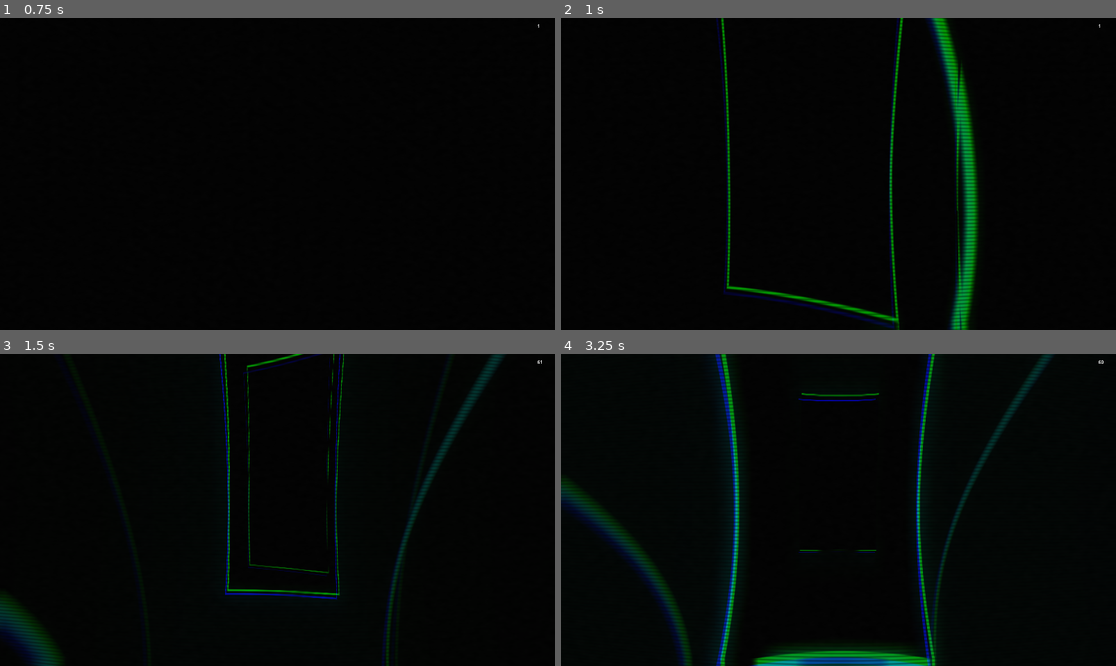
Above: before the commit, frames 1-4 (two rows, left to right).
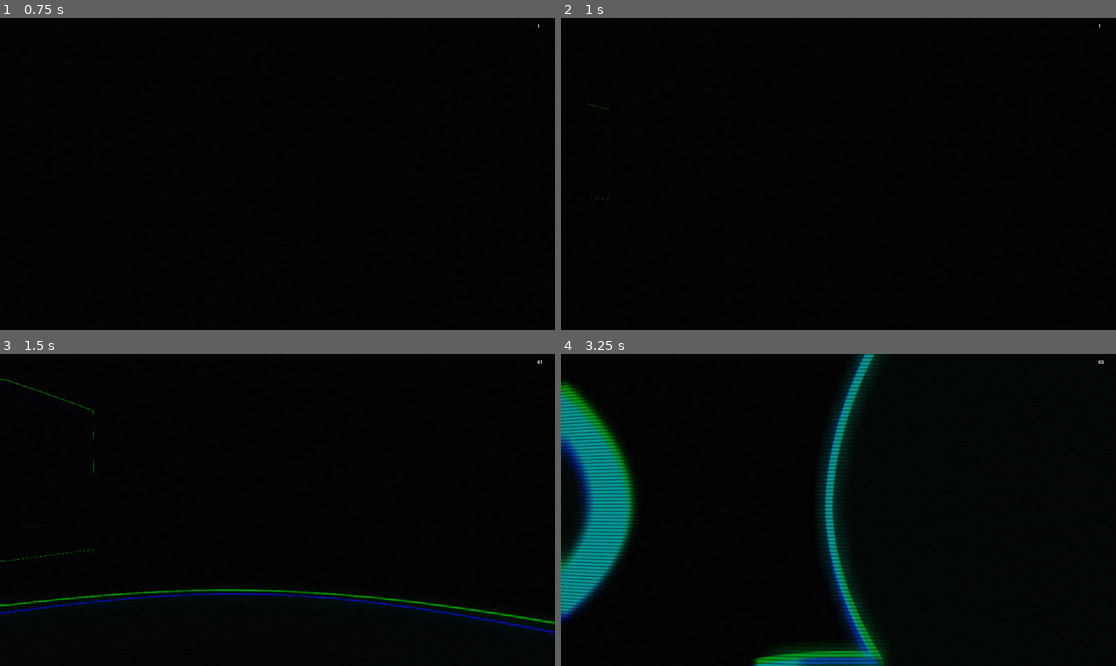
Above: after the commit, the same moments.

Repository: lorenzgruber/LD-59-echolocation-horror-fps
Game: Godot game, scene res://scenes/main.tscn
The game is run twice, just before and just after one commit, with the same random seed, the same clock (stepped at 60 frames per second) and the same inputs.
Inputs (mouse positions are in pixels of both pictures, inside the frame that each line leads up to):
- Up to frame 1 (0.75 s): tap Enter at 0.5 s; move the mouse to (305, 174) at 0.52 s; hold W (FORWARD) from 0.53 s (still down); hold Ctrl (RUN) from 0.53 s (still down); tap Space (ECHO) at 0.6 s
- Up to frame 2 (1 s): keep holding W (FORWARD); keep holding Ctrl (RUN)
- Up to frame 3 (1.5 s): keep holding W (FORWARD); move the mouse to (249, 510) at 1.27 s; release Ctrl (RUN) at 1.28 s; tap Ctrl (RUN) at 1.35 s
- Up to frame 4 (3.25 s): keep holding W (FORWARD); tap Shift (SNEAK) at 1.55 s; move the mouse to (849, 503) at 2.02 s; hold Shift (SNEAK) 2.03-2.78 s; tap Space (ECHO) at 2.3, 2.85 s; move the mouse to (832, 516) at 2.77 s; tap Ctrl (RUN) at 3.05 s

Frame 1 is identical in both runs. In frame 2, 5.5% of the frame differs, in the area x 4-76%, y 0-100%; in frame 3, 4.7%; in frame 4, 15%, in the area x 0-89%, y 0-100%.

Commit message:
disable footstep echos for now

Diff:
--- a/entities/player/player.gd
+++ b/entities/player/player.gd
@@ -57,6 +57,7 @@
 
 	if (Input.is_action_just_pressed("ECHO") and echo_cooldown_timer.is_stopped()):
 		echo_ping_emitter.emit_echo()
+		echo_cooldown_timer.start()
 
 	if (event is InputEventMouseMotion):
 		rotate_y(-event.relative.x * MOUSE_SENSITIVITY)
@@ -67,13 +68,15 @@
 func on_footstep() -> void:
 	var volume := get_step_volume_db()
 	footstep_audio_player.set_volume_db(volume)
+	footstep_audio_player.play()
 
-	var radius := get_step_echo_radius()
-	right_foot_echo_emitter.echo_ping_radius = radius
-	left_foot_echo_emitter.echo_ping_radius = radius
+# TODO: foodsteps echos disabled for now
+#	var radius := get_step_echo_radius()
+#	right_foot_echo_emitter.echo_ping_radius = radius
+#	left_foot_echo_emitter.echo_ping_radius = radius
 
-	if (is_prev_step_left): right_foot_echo_emitter.emit_echo()
-	else: left_foot_echo_emitter.emit_echo()
+#	if (is_prev_step_left): right_foot_echo_emitter.emit_echo()
+#	else: left_foot_echo_emitter.emit_echo()
 
 	is_prev_step_left = !is_prev_step_left
 
@@ -84,9 +87,9 @@
 
 	return linear_to_db( base_step_volume * (percent / 100) )
 
-func get_step_echo_radius() -> float:
-	var radius := WALK_STEP_ECHO_RADIUS
-	if is_running: radius = RUN_STEP_ECHO_RADIUS
-	elif is_sneaking: radius = SNEAK_STEP_ECHO_RADIUS
-
-	return radius;
+#func get_step_echo_radius() -> float:
+#	var radius := WALK_STEP_ECHO_RADIUS
+#	if is_running: radius = RUN_STEP_ECHO_RADIUS
+#	elif is_sneaking: radius = SNEAK_STEP_ECHO_RADIUS
+#
+#	return radius;
--- a/entities/player/player.tscn
+++ b/entities/player/player.tscn
@@ -49,6 +49,7 @@
 
 [node name="EchoPingCooldownTimer" type="Timer" parent="CameraPivot" unique_id=237127233]
 unique_name_in_owner = true
+wait_time = 2.0
 one_shot = true
 
 [node name="Footsteps" type="Node3D" parent="." unique_id=380062992]
--- a/scenes/main.tscn
+++ b/scenes/main.tscn
@@ -147,10 +147,10 @@
 [node name="Keys" type="Node3D" parent="World/Level" unique_id=1485673073]
 
 [node name="Key" parent="World/Level/Keys" unique_id=549883607 instance=ExtResource("2_85g3d")]
-transform = Transform3D(1, 0, 0, 0, 1, 0, 0, 0, 1, -3.2664452, 1.2439871, 2.9724717)
+transform = Transform3D(1, 0, 0, 0, 1, 0, 0, 0, 1, -3.6541252, 1.2439871, -22.081469)
 
 [node name="Player" parent="World" unique_id=447243112 instance=ExtResource("2_tefeu")]
-transform = Transform3D(1, 0, 0, 0, 1, 0, 0, 0, 1, 0, 1, 0)
+transform = Transform3D(0.6084706, 0, -0.7935764, 0, 1, 0, 0.7935764, 0, 0.6084706, -4.0898876, 1, 3.617978)
 
 [node name="WorldEnvironment" type="WorldEnvironment" parent="World" unique_id=382546998]
 environment = SubResource("Environment_h2yge")
